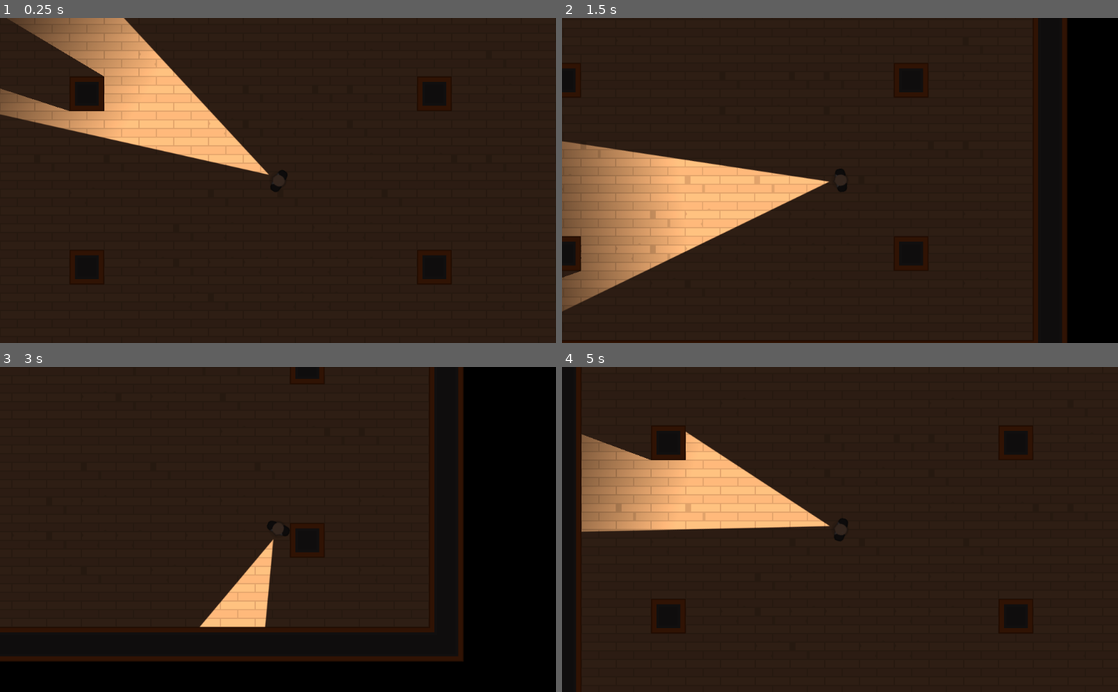
Above: before the commit, frames 1-4 (two rows, left to right).
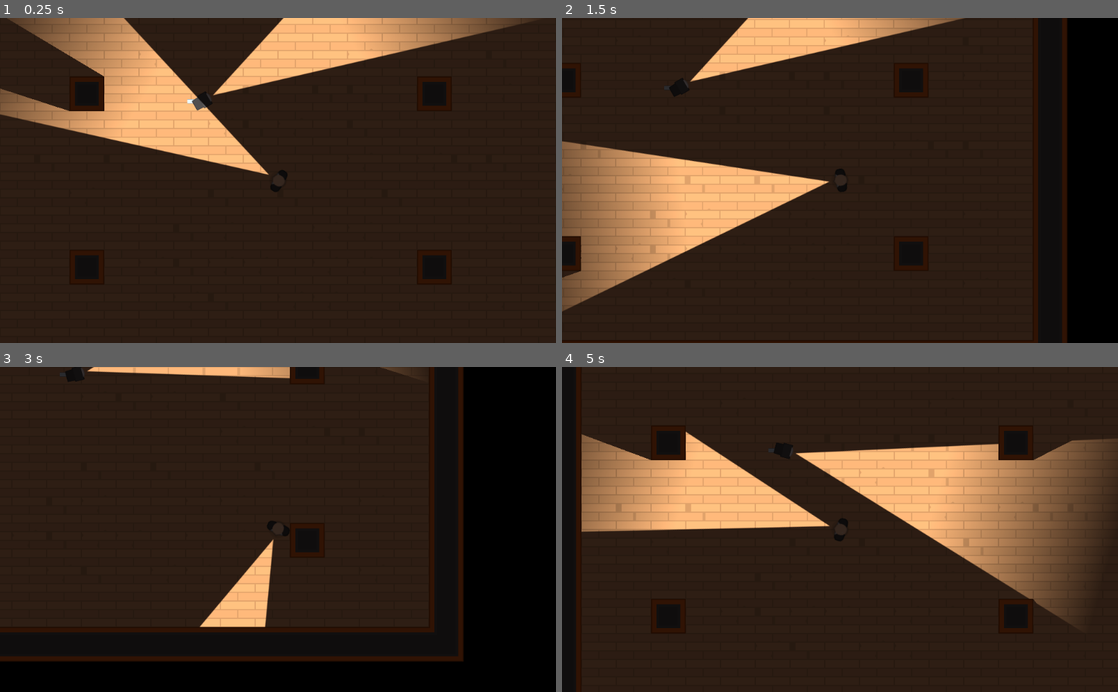
Above: after the commit, the same moments.

Repository: andredarcie/discovering-godot-course
Game: Godot game, scene res://Levels/TemplateLevel.tscn
Same seed, same stepped clock (60 frames per second), same inputs: the game is played once before the commit and once after it. This scene is started directly instead of the project's main scene.
Inputs (mouse positions are in pixels of both pictures, inside the frame that each line leads up to):
- Up to frame 1 (0.25 s): no input
- Up to frame 2 (1.5 s): tap Enter at 0.5 s; move the mouse to (962, 164) at 0.52 s; hold D (move_right) 0.53-1.28 s; move the mouse to (728, 196) at 1.27 s; hold S (move_down) from 1.28 s (still down)
- Up to frame 3 (3 s): move the mouse to (333, 458) at 2.02 s; release S (move_down) at 2.03 s; hold D (move_right) 2.03-2.78 s; move the mouse to (250, 594) at 2.77 s; hold W (move_up) from 2.78 s (still down)
- Up to frame 4 (5 s): move the mouse to (1006, 578) at 3.52 s; release W (move_up) at 3.53 s; hold A (move_left) from 3.53 s (still down); move the mouse to (673, 480) at 4.27 s

The runs differ from the first frame. In frame 1, 5.8% of the frame differs, in the area x 33-95%, y 0-29%; in frame 2, 4.0%; in frame 3, 1.1%; in frame 4, 16%, in the area x 37-100%, y 22-79%.

Commit message:
Add Camera

Diff:
--- /dev/null
+++ b/HeistMeisters/Characters/Camera.tscn
@@ -0,0 +1,56 @@
+[gd_scene load_steps=6 format=2]
+
+[ext_resource path="res://Lightmaps/Torch.tscn" type="PackedScene" id=1]
+[ext_resource path="res://GFX/PNG/Tiles/tile_463.png" type="Texture" id=2]
+[ext_resource path="res://GFX/PNG/Tiles/tile_536.png" type="Texture" id=3]
+
+[sub_resource type="RectangleShape2D" id=1]
+
+[sub_resource type="Animation" id=2]
+resource_name = "CameraRotation"
+length = 12.0
+loop = true
+step = 1.0
+tracks/0/type = "value"
+tracks/0/path = NodePath(".:rotation_degrees")
+tracks/0/interp = 1
+tracks/0/loop_wrap = true
+tracks/0/imported = false
+tracks/0/enabled = true
+tracks/0/keys = {
+"times": PoolRealArray( 0, 2, 6, 8 ),
+"transitions": PoolRealArray( 1, 1, 1, 1 ),
+"update": 0,
+"values": [ -30.0, -30.0, 30.0, 30.0 ]
+}
+
+[node name="Camera" type="Node2D"]
+
+[node name="ArmSprite" type="Sprite" parent="."]
+scale = Vector2( 0.5, 0.5 )
+texture = ExtResource( 2 )
+
+[node name="CameraBody" type="KinematicBody2D" parent="."]
+position = Vector2( 12.3167, -0.472469 )
+rotation = -0.523599
+__meta__ = {
+"_edit_group_": true
+}
+
+[node name="Sprite" type="Sprite" parent="CameraBody"]
+rotation = 1.5708
+scale = Vector2( 0.5, 0.75 )
+texture = ExtResource( 3 )
+
+[node name="CollisionShape2D" type="CollisionShape2D" parent="CameraBody"]
+visible = false
+shape = SubResource( 1 )
+disabled = true
+
+[node name="Torch" parent="CameraBody" instance=ExtResource( 1 )]
+position = Vector2( 337.105, -0.740036 )
+shadow_color = Color( 0.227451, 0.211765, 0.211765, 0 )
+
+[node name="AnimationPlayer" type="AnimationPlayer" parent="CameraBody"]
+autoplay = "CameraRotation"
+anims/CameraRotation = SubResource( 2 )
--- a/HeistMeisters/Levels/TemplateLevel.tscn
+++ b/HeistMeisters/Levels/TemplateLevel.tscn
@@ -1,7 +1,8 @@
-[gd_scene load_steps=3 format=2]
+[gd_scene load_steps=4 format=2]
 
 [ext_resource path="res://Tiles/Tiles.tres" type="TileSet" id=1]
 [ext_resource path="res://Characters/Player.tscn" type="PackedScene" id=2]
+[ext_resource path="res://Characters/Camera.tscn" type="PackedScene" id=3]
 
 [node name="TemplateLevel" type="Node2D"]
 
@@ -17,3 +18,8 @@
 
 [node name="CanvasModulate" type="CanvasModulate" parent="."]
 color = Color( 0.207843, 0.184314, 0.184314, 1 )
+
+[node name="Cameras" type="Node" parent="."]
+
+[node name="Camera" parent="Cameras" instance=ExtResource( 3 )]
+position = Vector2( -151.453, -146.107 )
--- a/HeistMeisters/Lightmaps/Torch.tscn
+++ b/HeistMeisters/Lightmaps/Torch.tscn
@@ -1,3 +1,8 @@
-[gd_scene format=2]
+[gd_scene load_steps=2 format=2]
+
+[ext_resource path="res://Lightmaps/torchmap.png" type="Texture" id=1]
 
 [node name="Torch" type="Light2D"]
+texture = ExtResource( 1 )
+shadow_enabled = true
+shadow_color = Color( 0.266667, 0.243137, 0.243137, 0 )
